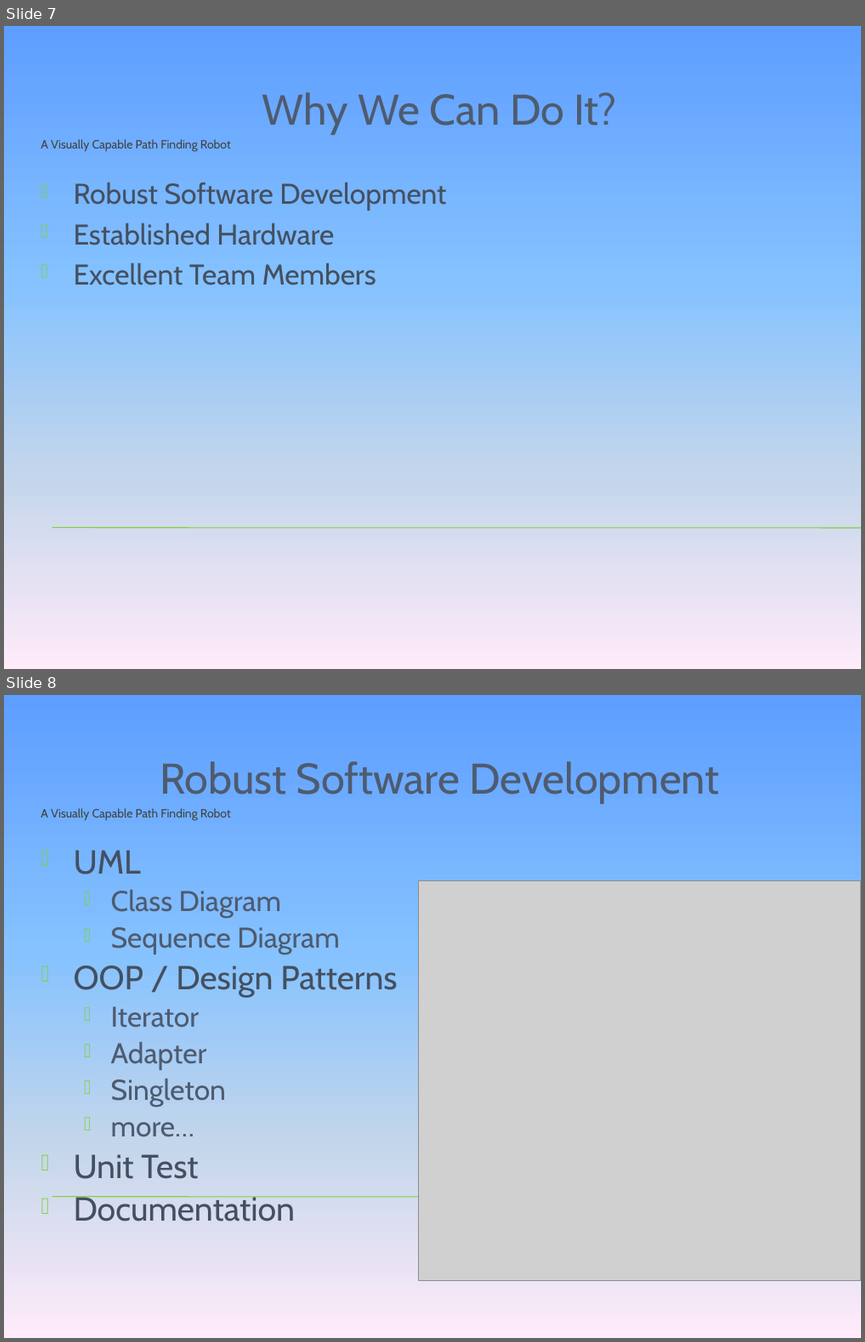
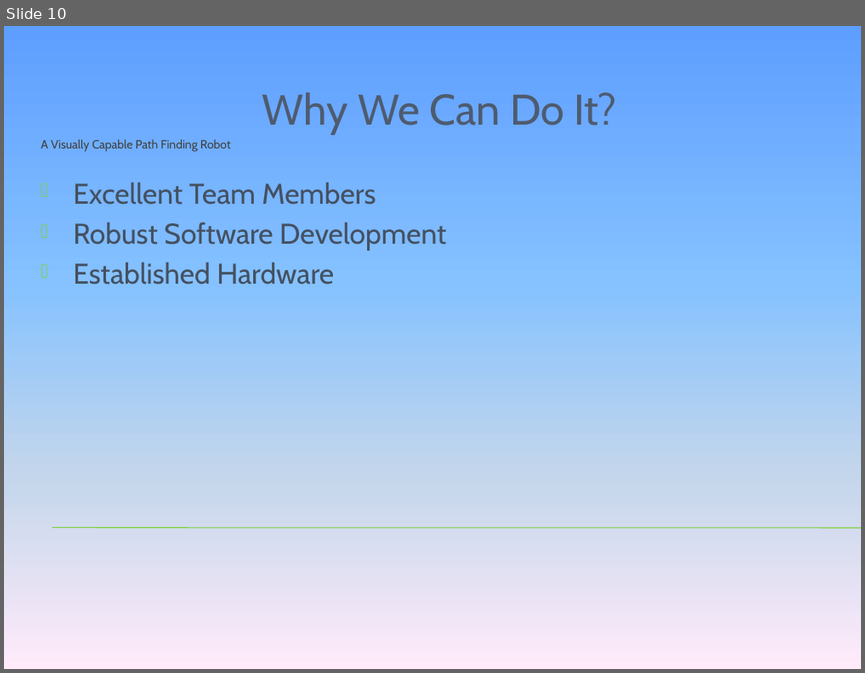
Before and after one commit to tkram01/see3po, a slide deck: Documents/VentureCapital.pptx. Shown one above the other, each under a label of ours: slides 7 and 8 before the commit, slide 10 after it. The pictures are 865x1342 and 865x673 pixels, drawn with LibreOffice and Linux fonts; fonts in the diff are those of the drawing; grey boxes stand for pictures; background and template pictures are left out. Boxes give left, top, right and bottom in pixels: in the first picture for what was removed or moved away, otherwise in the second. Text is boxed around its words. In the diff, an @@ line names an element or a change of style, - is before the commit and + after.

```diff
--- a/Documents/VentureCapital.pptx
+++ b/Documents/VentureCapital.pptx
@@ slide 8 removed at [4,695,861,1338], background gradient #5E9EFF to #85C2FF to #C4D6EB to #FFEBFA; not listed: 2 template elements that a slide beside it also shows @@
@@ text removed at [74,850,397,1221] @@
-UML
-  Class Diagram
-  Sequence Diagram
-OOP / Design Patterns
-  Iterator
-  Adapter
-  Singleton
-  more…
-Unit Test
-Documentation
@@ picture removed at [418,881,861,1281] @@
@@ title removed at [40,1150,833,1265] @@
-Robust Software Development
@@ what was slide 7 is now slide 10 @@
@@ slide 10 changed as well @@
@@ text at [73,182,375,204]: paragraph added @@
+Excellent Team Members
@@ text at [74,263,376,285]: paragraph removed @@
-Excellent Team Members
```
Also in this commit, not shown: 2 other slides changed, 12 slides added, 5 other slides removed, 1 other file.
